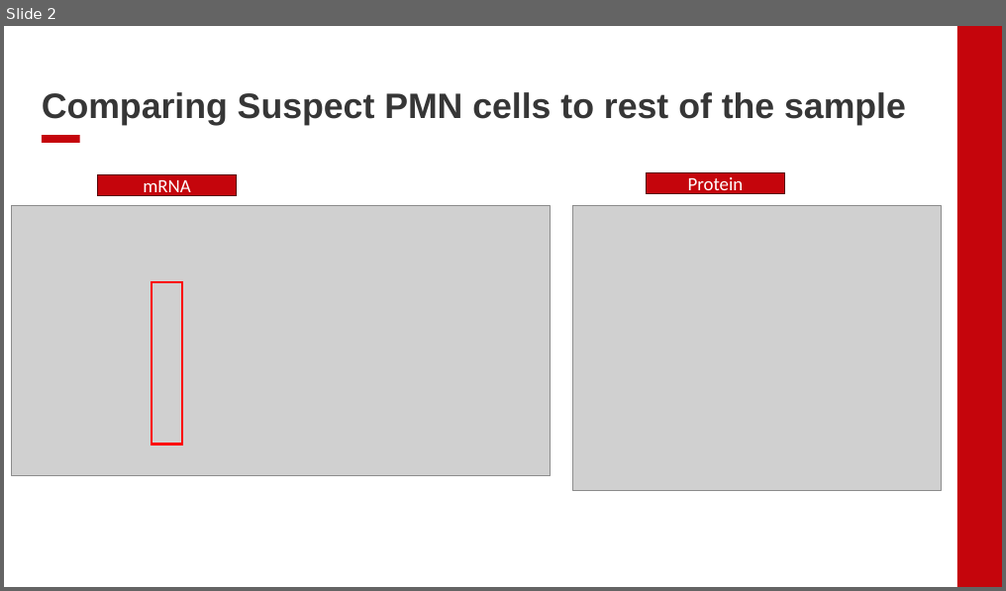
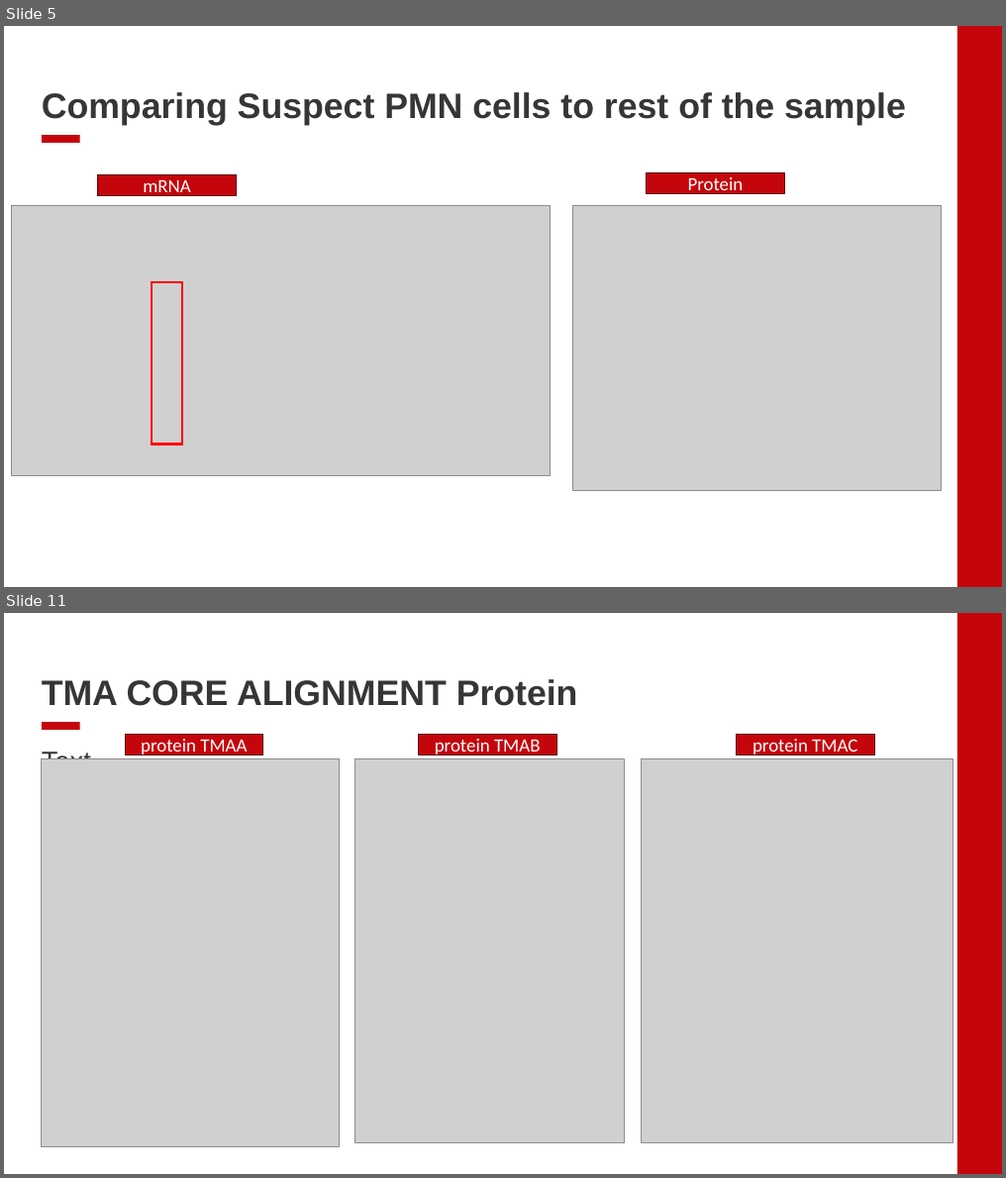
Before and after one commit to EDJohns/2025-Dinh-Lab-Research-Project, a slide deck: Shapiro 2025 Project/Weekly Updates/Week 10 Updates.pptx. Shown one above the other, each under a label of ours: slide 2 before the commit, slides 5 and 11 after it; the slides between them are not shown. The pictures are 1006x591 and 1006x1178 pixels, drawn with LibreOffice and Linux fonts; fonts in the diff are those of the drawing; grey boxes stand for pictures; background and template pictures are left out. Boxes give left, top, right and bottom in pixels: in the first picture for what was removed or moved away, otherwise in the second. Text is boxed around its words. In the diff, an @@ line names an element or a change of style, - is before the commit and + after.

```diff
--- a/Shapiro 2025 Project/Weekly Updates/Week 10 Updates.pptx
+++ b/Shapiro 2025 Project/Weekly Updates/Week 10 Updates.pptx
@@ slide 11 added at (4, 613, 1002, 1174), background #FFFFFF; not listed: 2 template elements that a slide beside it also shows @@
@@ title added at (42, 679, 578, 706), 34 pt, text #363636, bold @@
+TMA CORE ALIGNMENT Protein
@@ text added at (42, 749, 91, 760), 26 pt, text #363636 @@
+Text
@@ picture added at (42, 759, 339, 1147) @@
@@ rectangle added at (125, 735, 263, 756), fill #C5050C, outline #560205 1 pt, 18 pt, text #FFFFFF @@
+protein TMAA
@@ picture added at (355, 759, 625, 1143) @@
@@ rectangle added at (418, 735, 556, 756), fill #C5050C, outline #560205 1 pt, 18 pt, text #FFFFFF @@
+protein TMAB
@@ picture added at (642, 759, 953, 1143) @@
@@ rectangle added at (737, 735, 874, 756), fill #C5050C, outline #560205 1 pt, 18 pt, text #FFFFFF @@
+protein TMAC
@@ what was slide 2 is now slide 5 @@
```
Also in this commit, not shown: 10 other slides added, 8 other files.
